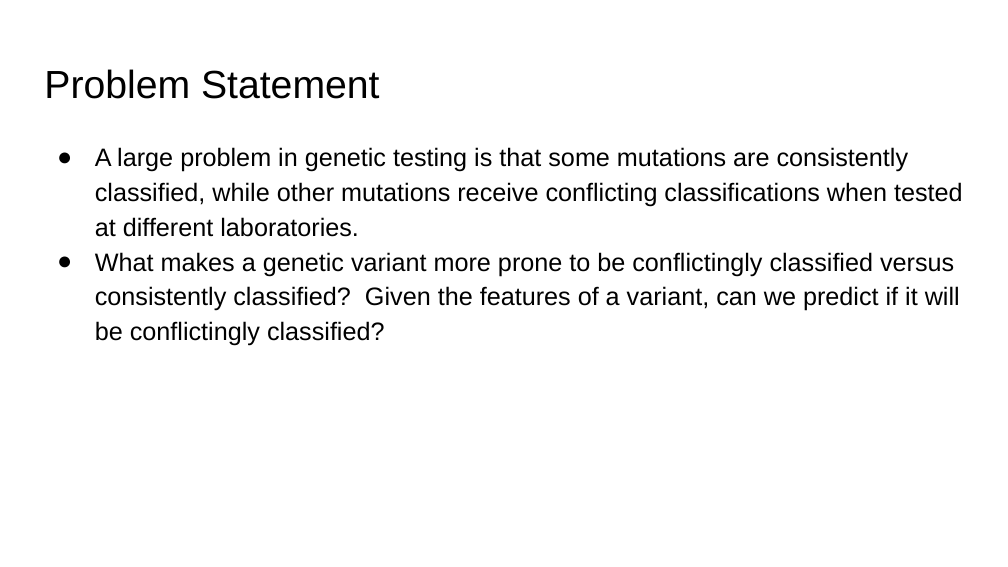
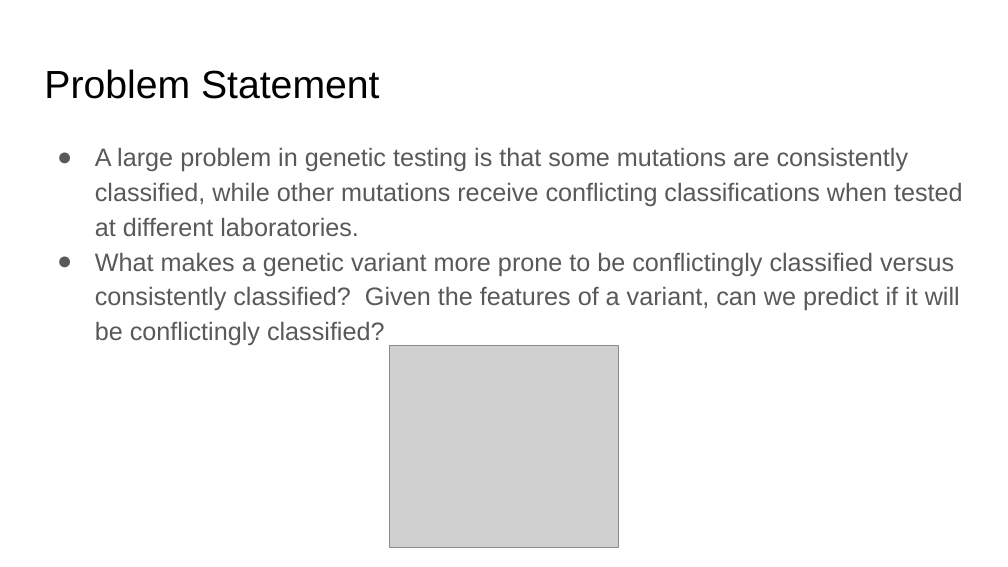
Before and after one commit to gksullan/Springboard_Capstone_1, a slide deck: slide 3 of reports/Predicting Genetic Variants that are Conflicting Classified.pptx. Drawn at 1008x567 pixels with LibreOffice and Linux fonts; fonts in the diff are those of the drawing; grey boxes stand for pictures. Boxes give left, top, right and bottom in pixels: in the first picture for what was removed or moved away, otherwise in the second. Text is boxed around its words. In the diff, an @@ line names an element or a change of style, - is before the commit and + after.

```diff
--- a/reports/Predicting Genetic Variants that are Conflicting Classified.pptx
+++ b/reports/Predicting Genetic Variants that are Conflicting Classified.pptx
@@ text "A large problem in genetic ..." at <box>95,147,963,345</box>: text colour #000000 to #595959; bullet colour #000000 to #595959 @@
@@ picture added at <box>390,346,619,547</box> @@
```
Also in this commit, not shown: 7 other slides changed, 3 slides added, 1 slide removed.
